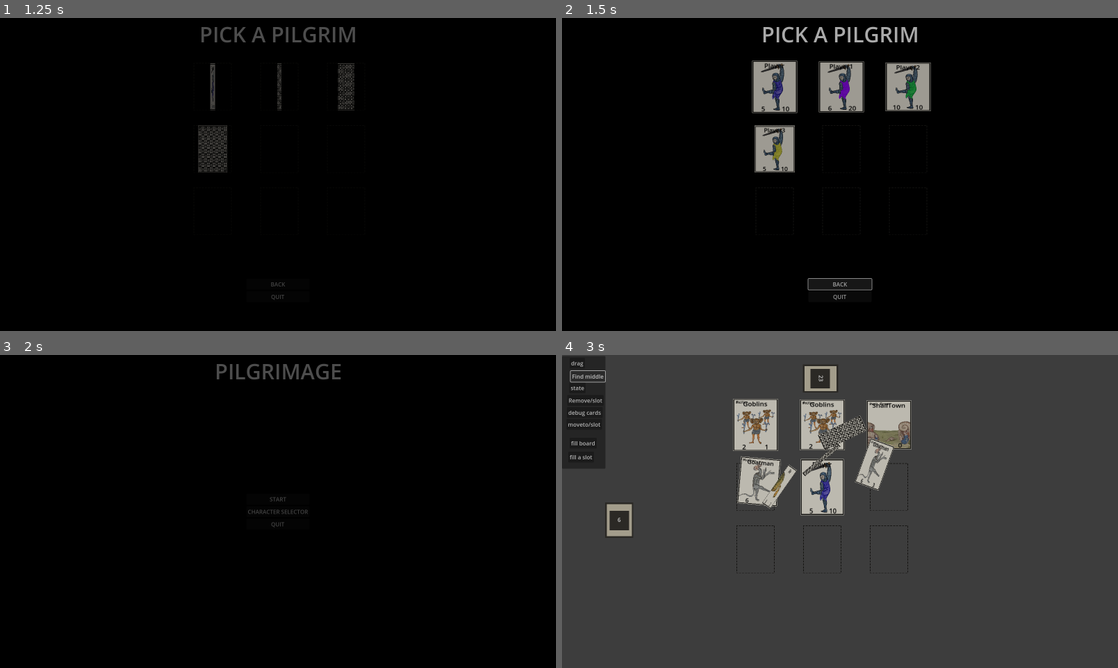
Above: before the commit, frames 1-4 (two rows, left to right).
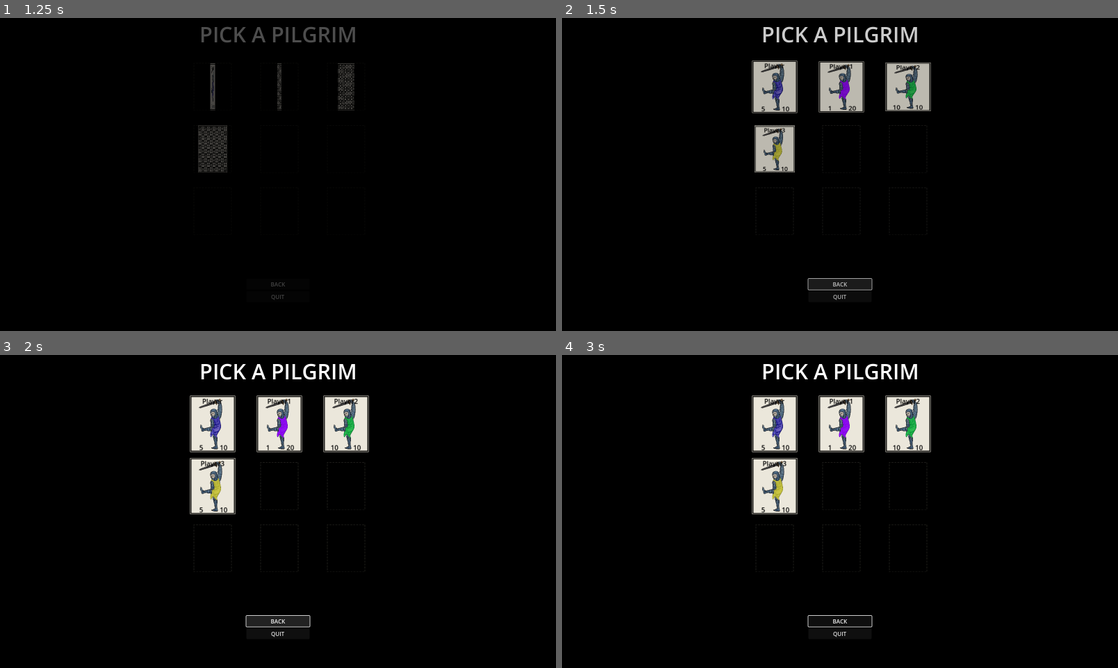
Above: after the commit, the same moments.

Repository: FergusMcLaughlin/Pilgrimage-old-
Game: Godot game, scene res://src/ui/mainMenu/main_menu.tscn
Two runs of this game, one before a commit and one after it. Both use one fixed random seed, a clock stepped at 60 frames per second and the inputs below.
Inputs (mouse positions are in pixels of both pictures, inside the frame that each line leads up to):
- Up to frame 1 (1.25 s): click "CHARACTER SELECTOR" at 0.5 s
- Up to frame 2 (1.5 s): click "BACK" at 1.25 s
- Up to frame 3 (2 s): no input
- Up to frame 4 (3 s): click (840, 498) at 2 s, where only the run before the commit has a clickable "START"; click (589, 376) at 2.75 s, where only the run before the commit has a clickable "Find middle"

Frame 1 is identical in both runs. In frame 2, 3.9% of the frame differs, in the area x 34-66%, y 2-90%; in frame 3, 7.5%; in frame 4, 99%, in the area x 0-100%, y 0-100%.

Commit message:
Refactored the loading class and fixed the battle errors.

Diff:
--- a/data/card_dictionary.json
+++ b/data/card_dictionary.json
@@ -15,7 +15,7 @@
 	"name": "Player1",
 	"type": "player",
 	"health": 20,
-	"attack": 6,
+	"attack": 1,
 	"isPlayer": true,
 	"isUnlocked":true,
 	"image_path": "res://assets/images/cards/player.png"
--- /dev/null
+++ b/src/helpers/scene_loading_helper.gd
@@ -0,0 +1,42 @@
+class_name SceneLoadingHelper
+
+func loadScene(scenePath: String):
+	if !ResourceLoader.exists(scenePath):
+		push_error("SceneLoadingHelper: could not get scene file: " + scenePath)
+		return null
+
+	var sceneResource = load(scenePath)
+	if !sceneResource:
+		push_error("SceneLoadingHelper: faild to load the scene resource: " + scenePath)
+		return null
+
+	if !sceneResource is PackedScene:
+		push_error("SceneLoadingHelper: resource is not a packed scene: " +  scenePath)
+		return null
+
+	var sceneInstance = sceneResource.instantiate()
+	if !sceneInstance:
+		push_error("SceneLoadingHelper: failed to instanciate scene: " + scenePath)
+		return null
+
+	return sceneInstance
+
+func validateScenePath(scenePath: String):
+	if scenePath.is_empty():
+		push_error("SceneLoadingHelper: scene path is empty.")
+		return false
+
+	if !scenePath.ends_with(".tscn"):
+		push_error("SceneLoadingHelper: invalid file type.")
+		return false
+
+	return true
+
+func cleanUpScene(scene: Node):
+	if !scene:
+		return
+
+	if scene.get_parent():
+		scene.get_parent().remove_child(scene)
+
+	scene.queue_free()
--- /dev/null
+++ b/src/helpers/scene_transition_helper.gd
@@ -0,0 +1,54 @@
+class_name SceneTransitionHelper
+
+const FADE_DURATION = 0.5
+
+var animationPlayer: AnimationPlayer
+var transitionOverlay: ColorRect
+
+func _init(player: AnimationPlayer, overlay: ColorRect):
+	animationPlayer = player
+	transitionOverlay = overlay
+	createAllTransitionAnimations()
+
+func createAllTransitionAnimations():
+	createFadeAnimation()
+	#add more animation types here
+
+func createFadeAnimation():
+	var library = AnimationLibrary.new()
+	var fadeInAnimation = Animation.new()
+	var trackId = fadeInAnimation.add_track(Animation.TYPE_VALUE)
+	fadeInAnimation.track_set_path(trackId, "transitionOverlay:color")
+	fadeInAnimation.track_insert_key(trackId, 0.0, Color(0, 0, 0, 0))
+	fadeInAnimation.track_insert_key(trackId, 0.5, Color(0, 0, 0, 1.0))
+	fadeInAnimation.length = FADE_DURATION
+	library.add_animation("fade_in", fadeInAnimation)
+
+	var fadeOutAnimation = Animation.new()
+	trackId = fadeOutAnimation.add_track(Animation.TYPE_VALUE)
+	fadeOutAnimation.track_set_path(trackId, "transitionOverlay:color")
+	fadeOutAnimation.track_insert_key(trackId, 0.0, Color(0, 0, 0, 1.0))
+	fadeOutAnimation.track_insert_key(trackId, 0.5, Color(0, 0, 0, 0))
+	fadeOutAnimation.length = FADE_DURATION
+	library.add_animation("fade_out", fadeOutAnimation)
+
+	animationPlayer.add_animation_library("transitions", library)
+
+func getTransitionAnimationName(transitionType: SceneManager.TransitionType, isEntering: bool):
+	var suffix = "_in" if isEntering else "_out"
+
+	match transitionType:
+		SceneManager.TransitionType.FADE:
+			return "transitions/fade" + suffix
+		SceneManager.TransitionType.NONE:
+			return "transitions/fade" + suffix # this is a place holder and wont be used just yet
+		_:
+			return "transitions/fade" + suffix
+
+func playTransition(transitionType: SceneManager.TransitionType, isEntering: bool):
+	var animationName = getTransitionAnimationName(transitionType, isEntering)
+
+	if animationPlayer.has_animation(animationName):
+		animationPlayer.play(animationName)
+	else:
+		push_error("SceneTransitionHelper: Animation not found: " + animationName)
--- a/src/singletons/game_controller.gd
+++ b/src/singletons/game_controller.gd
@@ -114,7 +114,7 @@
 	var attackerWins = attacker.cardAttack > defender.cardHealth
 	var attackerSurvives = attacker.cardHealth > defender.cardAttack
 
-	if defender.cardType == "Buff":
+	if defender.cardType == "buff":
 		attacker.cardHealth += defender.cardHealth
 		attacker.cardAttack += defender.cardAttack
 		attacker.updateCardVisuals()
@@ -135,6 +135,11 @@
 
 	if defender.cardAttack > 0:
 		applyDamageToCard(attacker, defender.cardAttack)
+
+	if attackerSurvives && !attackerWins:
+		applyDamageToCard(defender, attacker.cardAttack)
+		if defender.cardHealth == 0 ||  defender.cardHealth < 0:
+			attackerWins = true
 
 	var result = {
 		"success": attackerWins && attackerSurvives,
--- a/src/singletons/scene_manager.gd
+++ b/src/singletons/scene_manager.gd
@@ -9,10 +9,18 @@
 var isTransitioning: bool = false
 var currentScene: Node
 var pendingTransitions = []
+
 @onready var animationPlayer: AnimationPlayer
 @onready var transitionOverlay: ColorRect
 
+var transitionHelper: SceneTransitionHelper
+var loadingHelper: SceneLoadingHelper
+
 func _ready():
+	setUpTransitionUI()
+	initialiseHelpers()
+
+func setUpTransitionUI():
 	var canvas = CanvasLayer.new()
 	canvas.name = "transitionCanvas"
 	canvas.layer = 100
@@ -20,10 +28,9 @@
 
 	transitionOverlay = ColorRect.new()
 	transitionOverlay.name = "transitionOverlay"
-	transitionOverlay.color = Color(0,0,0,0)
+	transitionOverlay.color = Color(0, 0, 0, 0)
 	transitionOverlay.set_anchors_preset(Control.PRESET_FULL_RECT)
 	transitionOverlay.mouse_filter = Control.MOUSE_FILTER_IGNORE
-
 	canvas.add_child(transitionOverlay)
 
 	animationPlayer = AnimationPlayer.new()
@@ -32,89 +39,75 @@
 
 	animationPlayer.animation_finished.connect(onTransitionAnimationComplete)
 
-	createTransitionAnimations()
-
+func initialiseHelpers():
+	transitionHelper = SceneTransitionHelper.new(animationPlayer, transitionOverlay) # types not taken in here ?
+	loadingHelper = SceneLoadingHelper.new()
 
 func transitionToScene(scenePath: String, transitionType = TransitionType.NONE):
-	if isTransitioning:
-		pendingTransitions.append({"screen": scenePath, "type": transitionType})
+	if !loadingHelper.validateScenePath(scenePath):
 		return
 
+	if isTransitioning:
+		pendingTransitions.append({"screenPath": scenePath, "type": transitionType})
+		return
+
+	await performSceneTransition(scenePath, transitionType)
+
+func performSceneTransition(scenePath: String, transitionType: TransitionType):
 	isTransitioning = true
 
-
-	var toScene = load(scenePath)
-	if !toScene:
-		push_error("sceneManager: Failed to load scene")
+	var targetSceneInstance = loadingHelper.loadScene(scenePath)
+	if !targetSceneInstance:
 		isTransitioning = false
 		return
 
-	var targetSceneInstance = toScene.instantiate()
+	var fromScene = getCurrentSceneReference()
 
-	var fromScene
-	if currentScene:
-		fromScene = currentScene
-	else:
-		fromScene = get_tree().current_scene
-
-	var animationName = getTransitionAnimationName(transitionType, true)
-	GlobalSignalBus.emit_signal("sceneTransitionStarted", fromScene, targetSceneInstance, transitionType)
-
-	animationPlayer.play(animationName)
+	transitionHelper.playTransition(transitionType, true)
 	await animationPlayer.animation_finished
 
+	switchToNewScene(fromScene, targetSceneInstance)
+	transitionHelper.playTransition(transitionType, false)
+
+
+func getCurrentSceneReference():
+	if currentScene:
+		return currentScene
+	else:
+		return get_tree().current_scene
+
+func switchToNewScene(fromScene: Node, toScene: Node):
 	if fromScene:
-		if fromScene.get_parent() == get_tree().root:
-			get_tree().root.remove_child(fromScene)
-		fromScene.queue_free()
+		loadingHelper.cleanUpScene(fromScene)
 
-	get_tree().root.add_child(targetSceneInstance)
+	get_tree().root.add_child(toScene)
+	get_tree().current_scene = toScene
+	currentScene = toScene
 
-	get_tree().current_scene = targetSceneInstance
-	currentScene = targetSceneInstance
+func onTransitionAnimationComplete(animationName: String):
+	if animationName.ends_with("_out"):
+		isTransitioning = false
+		GlobalSignalBus.emit_signal("sceneTransitionCompleted", null, currentScene, -1)
 
-	var exitAnimationName = getTransitionAnimationName(transitionType, false)
-	animationPlayer.play(exitAnimationName)
+		processPendingTransitions()
 
-func getTransitionAnimationName(transitionType, isEntering: bool):
-	var suffix = "_in" if isEntering else "_out"
-
-	match transitionType:
-		TransitionType.FADE:
-			return "transitions/fade" + suffix
-		TransitionType.NONE:
-			return "transitions/fade" + suffix # this is a place holder and wont be used just yet
-		_:
-			return "transitions/fade" + suffix
-
-func onTransitionAnimationComplete(animationName):
-	isTransitioning = false
-	GlobalSignalBus.emit_signal("sceneTransitionCompleted", null, currentScene, -1)
-
+func processPendingTransitions():
 	if pendingTransitions.size() > 0:
 		var nextTransition = pendingTransitions.pop_front()
-		transitionToScene(nextTransition.scene, nextTransition.type)
+		if nextTransition.has("scenePath") and nextTransition.has("type"):
+			transitionToScene(nextTransition.scenePath, nextTransition.type)
+		else:
+			push_error("SceneManager: Invalid pending transition data: " + str(nextTransition))
 
 
-func createTransitionAnimations():
-	createFadeAnimation()
+func getCurrentScene():
+	return currentScene
 
-func createFadeAnimation():
-	var library = AnimationLibrary.new()
-	var fadeInAnimation = Animation.new()
-	var trackId = fadeInAnimation.add_track(Animation.TYPE_VALUE)
-	fadeInAnimation.track_set_path(trackId, "transitionOverlay:color")
-	fadeInAnimation.track_insert_key(trackId, 0.0, Color(0, 0, 0, 0))
-	fadeInAnimation.track_insert_key(trackId, 0.5, Color(0, 0, 0, 1.0))
-	fadeInAnimation.length = 0.5
-	library.add_animation("fade_in", fadeInAnimation)
+func isCurrentlyTransitioning():
+	return isTransitioning
 
-	var fadeOutAnimation = Animation.new()
-	trackId = fadeOutAnimation.add_track(Animation.TYPE_VALUE)
-	fadeOutAnimation.track_set_path(trackId, "transitionOverlay:color")
-	fadeOutAnimation.track_insert_key(trackId, 0.0, Color(0, 0, 0, 1.0))
-	fadeOutAnimation.track_insert_key(trackId, 0.5, Color(0, 0, 0, 0))
-	fadeOutAnimation.length = 0.5
-	library.add_animation("fade_out", fadeOutAnimation)
+func getPendingTransitionCount():
+	return pendingTransitions.size()
 
-	animationPlayer.add_animation_library("transitions", library)
+func clearPendingTransitions():
+	pendingTransitions.clear()
--- a/src/ui/characterSelectorMenu/character_menu.gd
+++ b/src/ui/characterSelectorMenu/character_menu.gd
@@ -84,7 +84,15 @@
 		print("Clicked card is not a character card")
 
 func on_back_button_pressed():
+	if SceneTransitionManager.isCurrentlyTransitioning():
+		print("Transition already in progress, ignoring click")
+		return
+
 	SceneTransitionManager.transitionToScene("res://src/ui/mainMenu/main_menu.tscn", SceneTransitionManager.TransitionType.FADE)
 
 func on_quit_button_pressed():
+	if SceneTransitionManager.isCurrentlyTransitioning():
+		print("Transition already in progress, ignoring click")
+		return
+
 	get_tree().quit()
--- a/src/ui/gameOver/game_over.gd
+++ b/src/ui/gameOver/game_over.gd
@@ -7,10 +7,22 @@
 	$QuitButton.connect("pressed", Callable(self, "on_quit_button_pressed"))
 
 func on_restart_button_pressed():
+	if SceneTransitionManager.isCurrentlyTransitioning():
+		print("Transition already in progress, ignoring click")
+		return
+
 	SceneTransitionManager.transitionToScene("res://src/tests/card_test.tscn", SceneTransitionManager.TransitionType.FADE)
 
 func on_menu_button_pressed():
+	if SceneTransitionManager.isCurrentlyTransitioning():
+		print("Transition already in progress, ignoring click")
+		return
+
 	SceneTransitionManager.transitionToScene("res://src/ui/mainMenu/main_menu.tscn", SceneTransitionManager.TransitionType.FADE)
 
 func on_quit_button_pressed():
+	if SceneTransitionManager.isCurrentlyTransitioning():
+		print("Transition already in progress, ignoring click")
+		return
+
 	get_tree().quit()
--- a/src/ui/mainMenu/main_menu.gd
+++ b/src/ui/mainMenu/main_menu.gd
@@ -7,11 +7,22 @@
 	$CharacterButton.connect("pressed", Callable(self, "on_character_button_pressed"))
 
 func on_quit_button_pressed():
-	print("hello")
+	if SceneTransitionManager.isCurrentlyTransitioning():
+		print("Transition already in progress, ignoring click")
+		return
+
 	get_tree().quit()
 
 func on_start_button_pressed():
+	if SceneTransitionManager.isCurrentlyTransitioning():
+		print("Transition already in progress, ignoring click")
+		return
+
 	SceneTransitionManager.transitionToScene("res://src/tests/card_test.tscn", SceneTransitionManager.TransitionType.FADE)
 
 func on_character_button_pressed():
+	if SceneTransitionManager.isCurrentlyTransitioning():
+		print("Transition already in progress, ignoring click")
+		return
+
 	SceneTransitionManager.transitionToScene("res://src/ui/characterSelectorMenu/character_menu.tscn", SceneTransitionManager.TransitionType.FADE)
Not shown, added: src/helpers/scene_loading_helper.gd.uid
Not shown, added: src/helpers/scene_transition_helper.gd.uid
